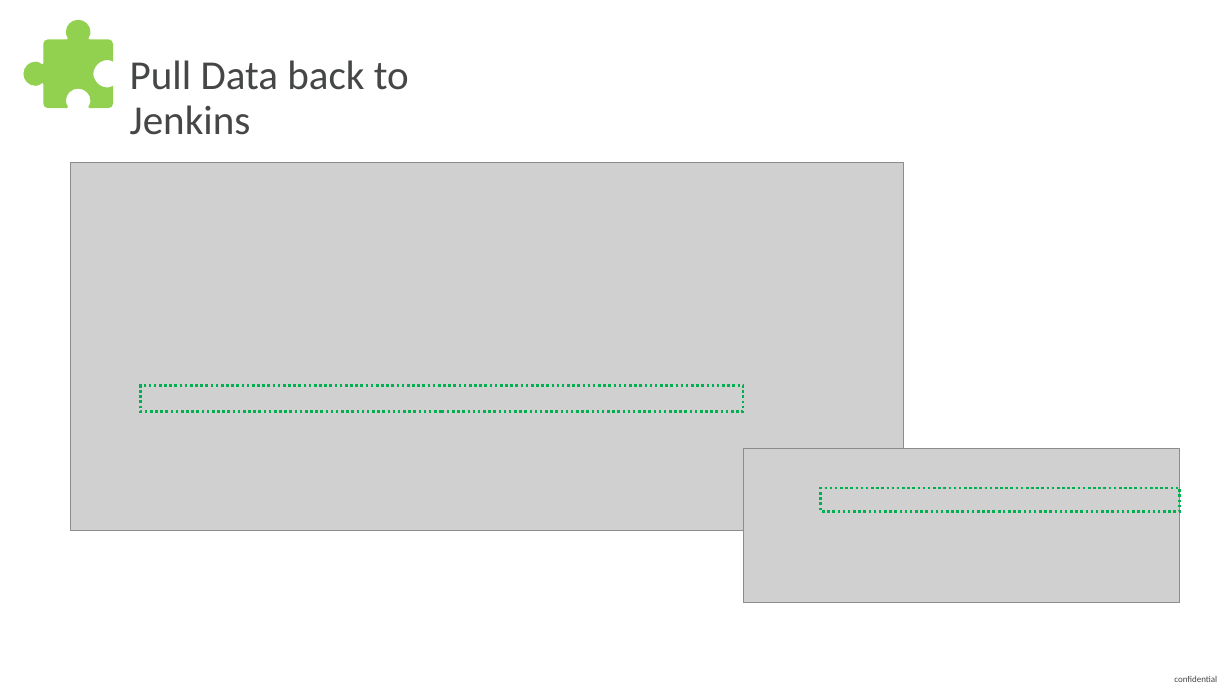
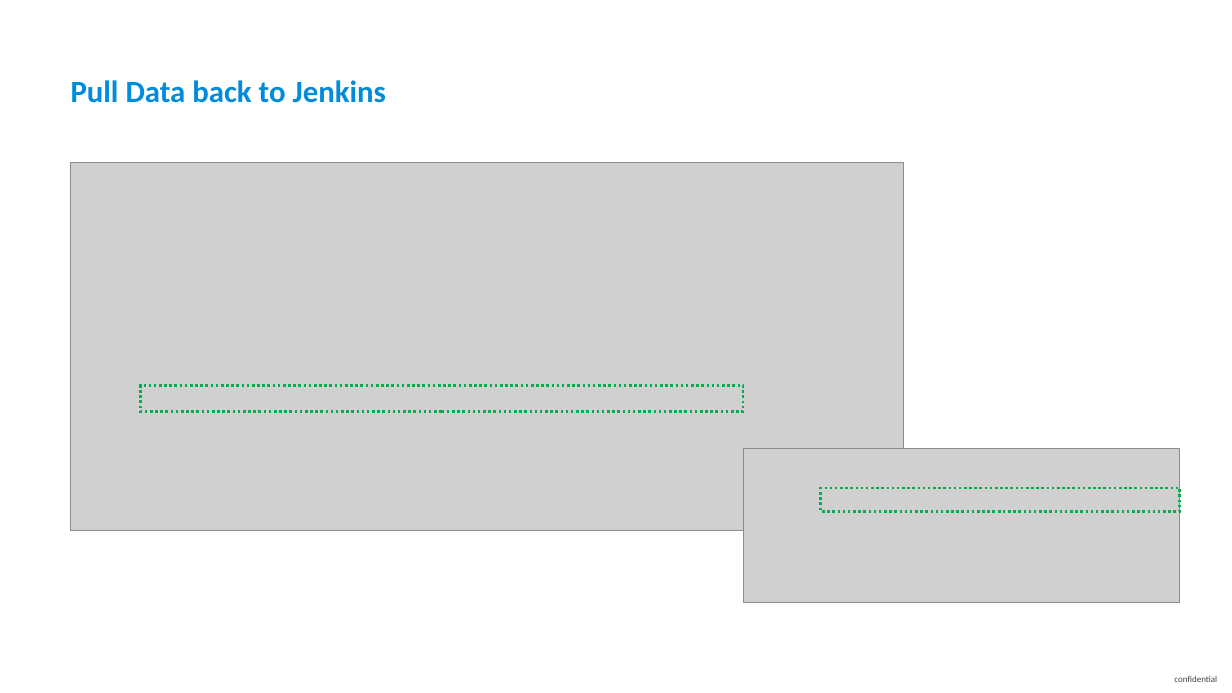
Before and after one commit to thiagobien/ACL, a slide deck: slide 15 of workshop/07_Performance_as_a_Service/ACMWorkshop_Performance_as_a_Self_Service.pptx. Drawn at 1232x693 pixels with LibreOffice and Linux fonts; fonts in the diff are those of the drawing; grey boxes stand for pictures. Boxes give left, top, right and bottom in pixels: in the first picture for what was removed or moved away, otherwise in the second. Text is boxed around its words. In the diff, an @@ line names an element or a change of style, - is before the commit and + after.

```diff
--- a/workshop/07_Performance_as_a_Service/ACMWorkshop_Performance_as_a_Self_Service.pptx
+++ b/workshop/07_Performance_as_a_Service/ACMWorkshop_Performance_as_a_Self_Service.pptx
@@ freeform shape removed at (23,19,113,108) @@
@@ text "Pull Data back to Jenkins": place and size @@
-text "Pull Data back to Jenkins" at (130,60,409,135)
+text "Pull Data back to Jenkins" at (71,80,386,103)
@@ text "Pull Data back to Jenkins" at (71,80,386,103): size 32 to 24 pt, text colour #454646 to #008CDB, bold on; line spacing 0.9 to 1.2; vertical alignment top to middle @@
```
Also in this commit, not shown: 9 other slides changed, 1 slide added, 8 other files.
